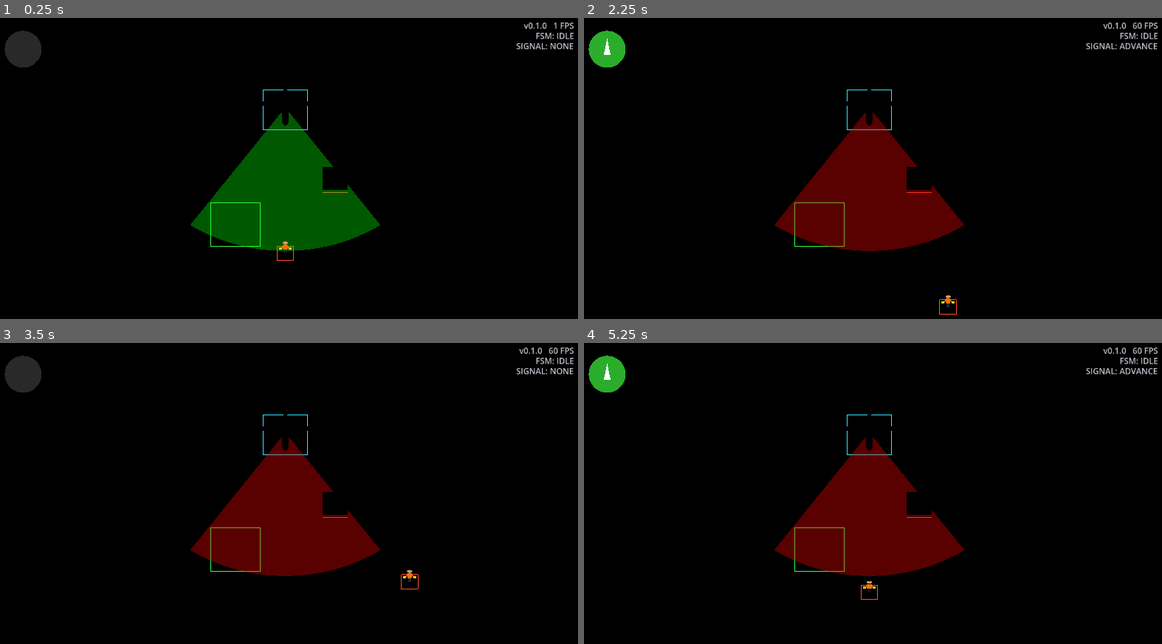
Above: before the commit, frames 1-4 (two rows, left to right).
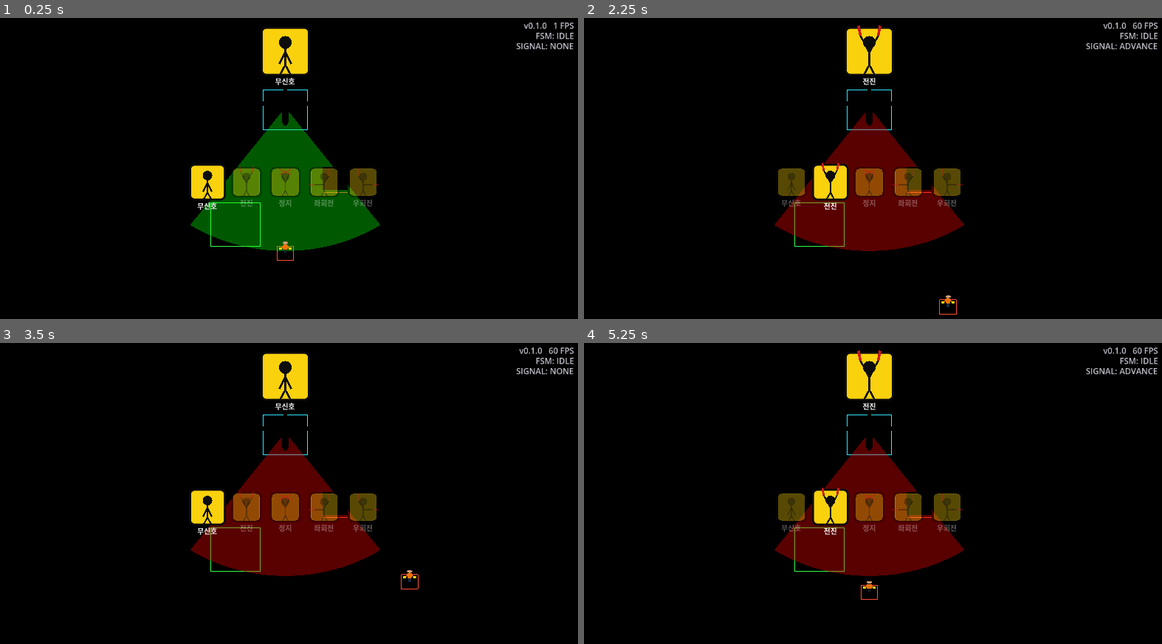
Above: after the commit, the same moments.

Repository: Leusin/project-godot-airport-marshaling-game
Game: Godot game, scene res://src/core/main_game/Main.tscn
Same seed, same stepped clock (60 frames per second), same inputs: the game is played once before the commit and once after it.
Inputs:
- Up to frame 1 (0.25 s): no input
- Up to frame 2 (2.25 s): tap Enter (ui_accept) at 0.5, 0.77, 1.52 s; hold D (move_right) 0.53-1.28 s; hold Up (signal_advance) 0.53-1.28 s; hold S (move_down) 1.28-2.03 s; tap Up (signal_advance) at 1.35 s; hold D (move_right) from 2.03 s (still down); hold Up (signal_advance) from 2.03 s (still down)
- Up to frame 3 (3.5 s): tap Enter (ui_accept) at 2.75, 3.02 s; release D (move_right) at 2.78 s; release Up (signal_advance) at 2.78 s; hold W (move_up) from 2.78 s (still down); tap Up (signal_advance) at 2.85 s
- Up to frame 4 (5.25 s): release W (move_up) at 3.53 s; hold Up (signal_advance) 3.53-4.28 s; hold A (move_left) 3.53-5.03 s; tap Enter (ui_accept) at 3.77, 4.52 s; tap Up (signal_advance) at 4.35 s; hold S (move_down) from 5.03 s (still down); hold Up (signal_advance) from 5.03 s (still down)

The runs differ from the first frame. In frame 1, 4.4% of the frame differs, in the area x 0-66%, y 3-64%; in frame 2, 4.5%, in the area x 0-66%, y 2-64%; in frame 3, 4.4%; in frame 4, 4.5%.

Commit message:
feat: 신호 HUD를 픽토그램 스타일로 전면 개편
실제 마샬링 수신호 참고 이미지(전진/정지/무신호/좌우회전) 스타일로 아이콘 재작성.
노란 배경+검은 사람 실루엣+빨간 배트. 상단 중앙에 현재 신호 강조,
화면 중앙에 가능한 5개 신호를 나열하고 활성 신호만 밝게 표시.
SignalIndicator를 전체화면 Control로 변경(좌표 계산을 위해).

Co-Authored-By: Claude Sonnet 4.6 <noreply@anthropic.com>

Diff:
--- a/src/core/main_game/Main.tscn
+++ b/src/core/main_game/Main.tscn
@@ -137,11 +137,9 @@
 
 [node name="SignalIndicator" type="Control" parent="HudLayer/HudRoot"]
 layout_mode = 1
-anchors_preset = 0
-offset_left = 24.0
-offset_top = 24.0
-offset_right = 104.0
-offset_bottom = 104.0
+anchors_preset = 15
+anchor_right = 1.0
+anchor_bottom = 1.0
 mouse_filter = 2
 script = ExtResource("8_signal_indicator_hud_script")
 
--- a/src/ui/signal_indicator_hud.gd
+++ b/src/ui/signal_indicator_hud.gd
@@ -1,17 +1,50 @@
 extends Control
-## 마샬러가 현재 입력 중인 수신호를 화면에 아이콘으로 표시하는 HUD.
+## 마샬러가 현재 입력 중인 수신호를 화면에 픽토그램으로 표시하는 HUD.
 ## 판정에는 관여하지 않고 SignalInput의 현재 값을 그대로 시각화한다.
+##   - 상단 중앙: 현재 신호를 큰 아이콘으로 강조
+##   - 화면 중앙: 가능한 모든 신호를 나열, 현재 신호만 밝게 강조
+## 아이콘은 노란 사각형 배경 + 검은 사람 실루엣 + 빨간 배트로, 실제 마샬링 수신호 표를 참고했다.
 
 const SignalInputScript = preload("res://src/gameplay/marshaller/signal_input.gd")
 const SceneQuery = preload("res://src/core/utils/scene_query.gd")
 const GameGroups = preload("res://src/core/game_groups.gd")
 
-# SignalInput은 계층 경로가 아니라 그룹으로 찾는다 (씬 트리 위치에 독립적).
-# 없으면 _draw가 조기 반환하므로 별도 비활성화는 불필요.
+const BG_COLOR := Color(0.98, 0.82, 0.05)
+const OUTLINE_COLOR := Color(0.05, 0.05, 0.05)
+const BAT_COLOR := Color(0.82, 0.1, 0.1)
+const DIM_ALPHA := 0.35
+
+const TOP_ICON_SIZE := 96.0
+const TOP_MARGIN := 20.0
+const ROW_ICON_SIZE := 60.0
+const ROW_GAP := 16.0
+const LABEL_FONT_SIZE := 14
+
+# 화면 중앙에 나열할 순서 (게임플레이에서 실제로 가능한 신호)
+const ROW_SIGNALS: Array = [
+	SignalInputScript.SignalType.NONE,
+	SignalInputScript.SignalType.ADVANCE,
+	SignalInputScript.SignalType.STOP,
+	SignalInputScript.SignalType.TURN_LEFT,
+	SignalInputScript.SignalType.TURN_RIGHT,
+]
+const SIGNAL_LABELS := {
+	SignalInputScript.SignalType.NONE: "무신호",
+	SignalInputScript.SignalType.ADVANCE: "전진",
+	SignalInputScript.SignalType.STOP: "정지",
+	SignalInputScript.SignalType.TURN_LEFT: "좌회전",
+	SignalInputScript.SignalType.TURN_RIGHT: "우회전",
+}
+
 var _signal_input: SignalInputScript
+var _style_box := StyleBoxFlat.new()
 
 func _ready() -> void:
 	_signal_input = SceneQuery.get_singleton(get_tree(), GameGroups.SIGNAL_INPUT, "SignalIndicator")
+	_style_box.bg_color = BG_COLOR
+	_style_box.set_corner_radius_all(10)
+	_style_box.border_color = OUTLINE_COLOR
+	_style_box.set_border_width_all(4)
 
 func _process(_delta: float) -> void:
 	queue_redraw()
@@ -19,35 +52,79 @@
 func _draw() -> void:
 	if _signal_input == null:
 		return
+	var current: SignalInputScript.SignalType = _signal_input.get_signal()
 
-	var center := size / 2.0
-	var radius := minf(size.x, size.y) / 2.0 - 4.0
-	var hand_signal: SignalInputScript.SignalType = _signal_input.get_signal()
+	# 상단 중앙: 현재 신호 강조
+	var top_rect := Rect2(size.x / 2.0 - TOP_ICON_SIZE / 2.0, TOP_MARGIN, TOP_ICON_SIZE, TOP_ICON_SIZE)
+	_draw_icon(top_rect, current, 1.0)
+	_draw_label(top_rect, current, 1.0)
 
-	match hand_signal:
+	# 화면 중앙: 가능한 모든 신호 나열, 현재 신호만 강조
+	var total_width := ROW_SIGNALS.size() * ROW_ICON_SIZE + (ROW_SIGNALS.size() - 1) * ROW_GAP
+	var start_x := size.x / 2.0 - total_width / 2.0
+	var row_y := size.y / 2.0 - ROW_ICON_SIZE / 2.0
+	for i in ROW_SIGNALS.size():
+		var sig: SignalInputScript.SignalType = ROW_SIGNALS[i]
+		var is_active := sig == current
+		var icon_rect := Rect2(start_x + i * (ROW_ICON_SIZE + ROW_GAP), row_y, ROW_ICON_SIZE, ROW_ICON_SIZE)
+		if is_active:
+			icon_rect = icon_rect.grow(6.0)
+		_draw_icon(icon_rect, sig, 1.0 if is_active else DIM_ALPHA)
+		_draw_label(icon_rect, sig, 1.0 if is_active else DIM_ALPHA)
+
+## 픽토그램 하나를 rect 안에 alpha 농도로 그린다. 100x100 디자인 좌표계를 rect에 맞춰 스케일한다.
+func _draw_icon(rect: Rect2, sig: SignalInputScript.SignalType, alpha: float) -> void:
+	var bg := _style_box.duplicate()
+	bg.bg_color = Color(BG_COLOR.r, BG_COLOR.g, BG_COLOR.b, alpha)
+	bg.border_color = Color(OUTLINE_COLOR.r, OUTLINE_COLOR.g, OUTLINE_COLOR.b, alpha)
+	draw_style_box(bg, rect)
+
+	var outline := Color(OUTLINE_COLOR.r, OUTLINE_COLOR.g, OUTLINE_COLOR.b, alpha)
+	var bat := Color(BAT_COLOR.r, BAT_COLOR.g, BAT_COLOR.b, alpha)
+	var scale := rect.size.x / 100.0
+	var to_screen := func(p: Vector2) -> Vector2: return rect.position + p * scale
+	var line_w := 4.0 * scale
+
+	# 머리 + 몸통
+	draw_circle(to_screen.call(Vector2(50, 32)), 13.0 * scale, outline)
+	draw_line(to_screen.call(Vector2(50, 45)), to_screen.call(Vector2(50, 78)), outline, line_w)
+	# 다리
+	draw_line(to_screen.call(Vector2(50, 78)), to_screen.call(Vector2(40, 96)), outline, line_w)
+	draw_line(to_screen.call(Vector2(50, 78)), to_screen.call(Vector2(60, 96)), outline, line_w)
+
+	match sig:
 		SignalInputScript.SignalType.ADVANCE:
-			draw_circle(center, radius, Color(0.2, 0.8, 0.2, 0.85))
-			_draw_arrow(center, radius * 0.6, 0.0)
+			# 양팔을 곧게 위로, 배트가 더 위로 뻗음
+			draw_line(to_screen.call(Vector2(50, 52)), to_screen.call(Vector2(32, 18)), outline, line_w)
+			draw_line(to_screen.call(Vector2(50, 52)), to_screen.call(Vector2(68, 18)), outline, line_w)
+			draw_line(to_screen.call(Vector2(32, 18)), to_screen.call(Vector2(28, -2)), bat, line_w * 1.3)
+			draw_line(to_screen.call(Vector2(68, 18)), to_screen.call(Vector2(72, -2)), bat, line_w * 1.3)
 		SignalInputScript.SignalType.STOP:
-			draw_circle(center, radius, Color(0.9, 0.15, 0.15, 0.85))
-			_draw_x(center, radius * 0.5)
+			# 양팔을 위로 올려 머리 위에서 배트가 X자로 교차
+			draw_line(to_screen.call(Vector2(50, 52)), to_screen.call(Vector2(38, 22)), outline, line_w)
+			draw_line(to_screen.call(Vector2(50, 52)), to_screen.call(Vector2(62, 22)), outline, line_w)
+			draw_line(to_screen.call(Vector2(30, 8)), to_screen.call(Vector2(70, 26)), bat, line_w * 1.3)
+			draw_line(to_screen.call(Vector2(70, 8)), to_screen.call(Vector2(30, 26)), bat, line_w * 1.3)
 		SignalInputScript.SignalType.TURN_LEFT:
-			draw_circle(center, radius, Color(0.2, 0.5, 0.9, 0.85))
-			_draw_arrow(center, radius * 0.6, -90.0)
+			# 오른팔(화면 우측)은 위로 꺾어 배트를 세우고, 왼팔은 옆으로 뻗어 배트를 가리킴
+			draw_line(to_screen.call(Vector2(50, 52)), to_screen.call(Vector2(66, 30)), outline, line_w)
+			draw_line(to_screen.call(Vector2(66, 30)), to_screen.call(Vector2(66, 6)), bat, line_w * 1.3)
+			draw_line(to_screen.call(Vector2(50, 58)), to_screen.call(Vector2(18, 58)), outline, line_w)
+			draw_line(to_screen.call(Vector2(18, 58)), to_screen.call(Vector2(0, 58)), bat, line_w * 1.3)
 		SignalInputScript.SignalType.TURN_RIGHT:
-			draw_circle(center, radius, Color(0.2, 0.5, 0.9, 0.85))
-			_draw_arrow(center, radius * 0.6, 90.0)
+			# 좌회전의 좌우 반전
+			draw_line(to_screen.call(Vector2(50, 52)), to_screen.call(Vector2(34, 30)), outline, line_w)
+			draw_line(to_screen.call(Vector2(34, 30)), to_screen.call(Vector2(34, 6)), bat, line_w * 1.3)
+			draw_line(to_screen.call(Vector2(50, 58)), to_screen.call(Vector2(82, 58)), outline, line_w)
+			draw_line(to_screen.call(Vector2(82, 58)), to_screen.call(Vector2(100, 58)), bat, line_w * 1.3)
 		_:
-			draw_circle(center, radius, Color(0.4, 0.4, 0.4, 0.4))
+			# 무신호: 팔을 몸에 붙인 채 대기
+			draw_line(to_screen.call(Vector2(50, 52)), to_screen.call(Vector2(38, 76)), outline, line_w)
+			draw_line(to_screen.call(Vector2(50, 52)), to_screen.call(Vector2(62, 76)), outline, line_w)
 
-## angle_degrees: 0 = 위쪽(전진), -90 = 왼쪽, 90 = 오른쪽
-func _draw_arrow(center: Vector2, length: float, angle_degrees: float) -> void:
-	var angle := deg_to_rad(angle_degrees - 90.0)
-	var tip := center + Vector2(cos(angle), sin(angle)) * length
-	var left := center + Vector2(cos(angle + 2.6), sin(angle + 2.6)) * length * 0.6
-	var right := center + Vector2(cos(angle - 2.6), sin(angle - 2.6)) * length * 0.6
-	draw_colored_polygon(PackedVector2Array([tip, left, right]), Color.WHITE)
-
-func _draw_x(center: Vector2, half: float) -> void:
-	draw_line(center + Vector2(-half, -half), center + Vector2(half, half), Color.WHITE, 4.0)
-	draw_line(center + Vector2(-half, half), center + Vector2(half, -half), Color.WHITE, 4.0)
+func _draw_label(rect: Rect2, sig: SignalInputScript.SignalType, alpha: float) -> void:
+	var text: String = SIGNAL_LABELS.get(sig, "")
+	var font := ThemeDB.fallback_font
+	var text_color := Color(1.0, 1.0, 1.0, alpha)
+	draw_string(font, Vector2(rect.position.x, rect.position.y + rect.size.y + LABEL_FONT_SIZE + 2.0),
+		text, HORIZONTAL_ALIGNMENT_CENTER, rect.size.x, LABEL_FONT_SIZE, text_color)
Binary file added: docs/reference/marshalling_signals_reference.png
